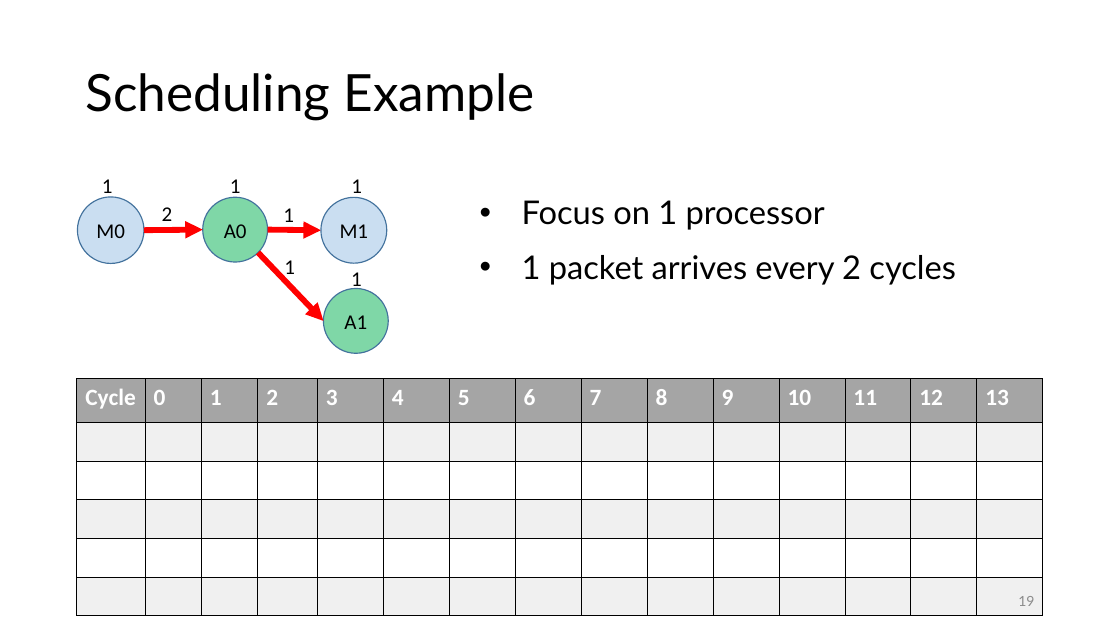
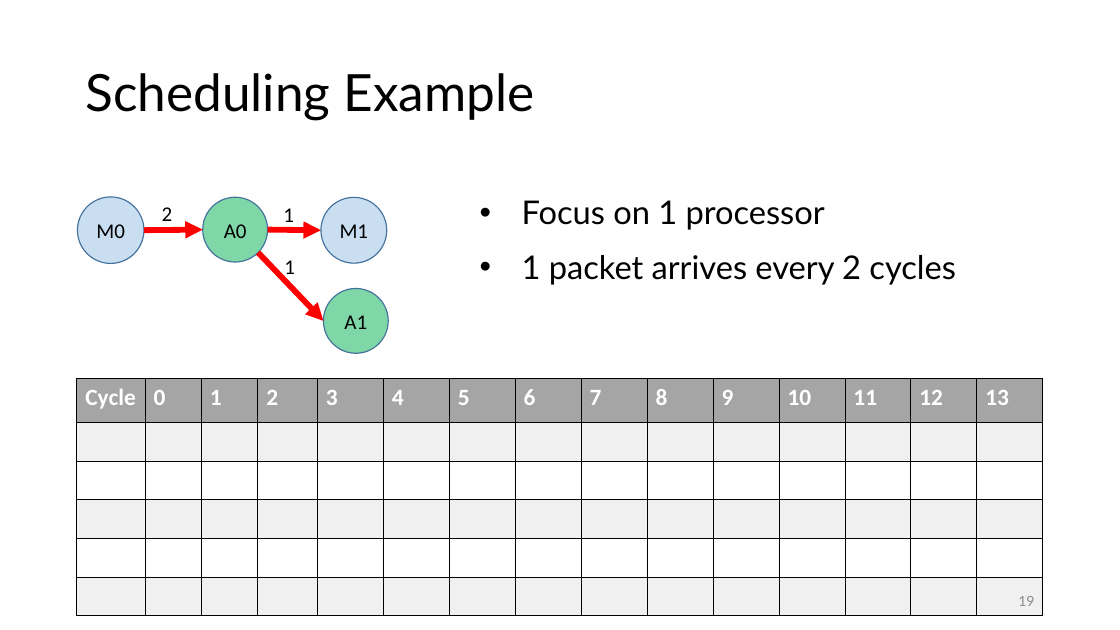
Before and after one commit to anirudhSK/drmt_talk, a slide deck: slide 19 of drmt_sigcomm.pptx. Drawn at 1120x630 pixels with LibreOffice and Linux fonts; fonts in the diff are those of the drawing. Boxes give left, top, right and bottom in pixels: in the first picture for what was removed or moved away, otherwise in the second. Text is boxed around its words. In the diff, an @@ line names an element or a change of style, - is before the commit and + after.

```diff
--- a/drmt_sigcomm.pptx
+++ b/drmt_sigcomm.pptx
@@ group removed at <box>102,179,362,292</box>: 4 texts @@
-1
-1
-1
-1
```
Also in this commit, not shown: 7 other slides changed, 1 slide added.
